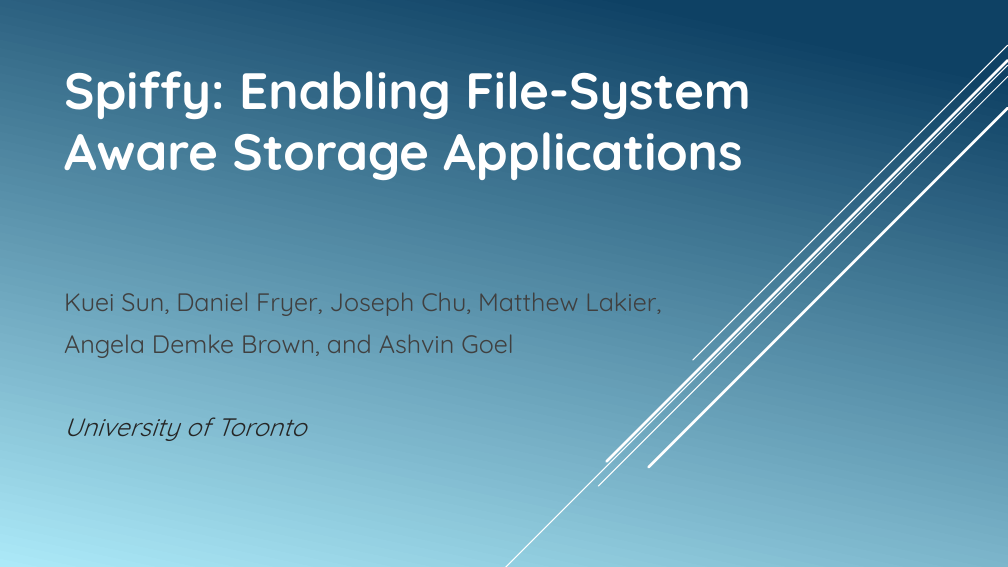
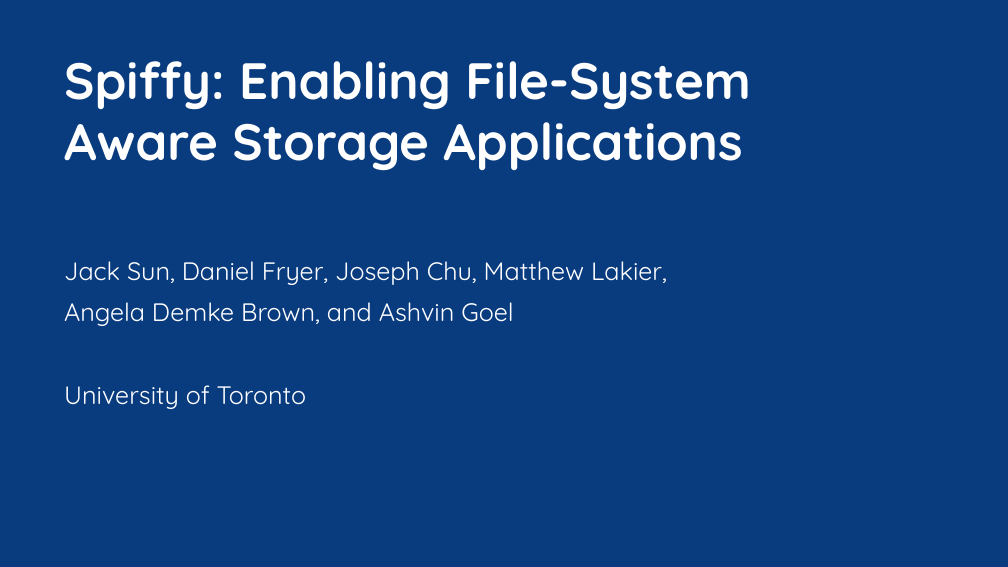
Before and after one commit to jacksun007/spiffy-paper, a slide deck: slide 1 of talk/spiffy_talk.pptx. Drawn at 1008x567 pixels with LibreOffice and Linux fonts; fonts in the diff are those of the drawing. Boxes give left, top, right and bottom in pixels: in the first picture for what was removed or moved away, otherwise in the second. Text is boxed around its words. In the diff, an @@ line names an element or a change of style, - is before the commit and + after.

Commit message:
revision after CSL practice talk -- done with Ashvin and Angela

```diff
--- a/talk/spiffy_talk.pptx
+++ b/talk/spiffy_talk.pptx
@@ background gradient #0E4164 to #ACE9F8 to #093B7F @@
@@ title "Spiffy: Enabling File-System Aware Storage ...": place and size @@
-title "Spiffy: Enabling File-System Aware Storage ..." at bbox=[64, 71, 751, 180]
+title "Spiffy: Enabling File-System Aware Storage ..." at bbox=[64, 61, 751, 171]
@@ group removed at bbox=[505, 45, 1008, 567]: 5 lines @@
@@ subtitle "Jack Sun, Daniel Fryer, Joseph ...": place and size @@
-subtitle "Jack Sun, Daniel Fryer, Joseph ..." at bbox=[64, 292, 661, 441]
+subtitle "Jack Sun, Daniel Fryer, Joseph ..." at bbox=[64, 261, 667, 409]
@@ subtitle at bbox=[64, 261, 667, 285]: text changed; text colour #404040 to #FFFFFF @@
-Kuei Sun, Daniel Fryer, Joseph Chu, Matthew Lakier,
+Jack Sun, Daniel Fryer, Joseph Chu, Matthew Lakier,
@@ subtitle at bbox=[64, 302, 513, 409]: text colour #404040 to #FFFFFF in "Angela Demke Brown, and Ashvin Goel"; text colour #262626 to #FFFFFF, italic off in "University of Toronto" @@
```
Also in this commit, not shown: 21 other slides changed, 2 slides added.
